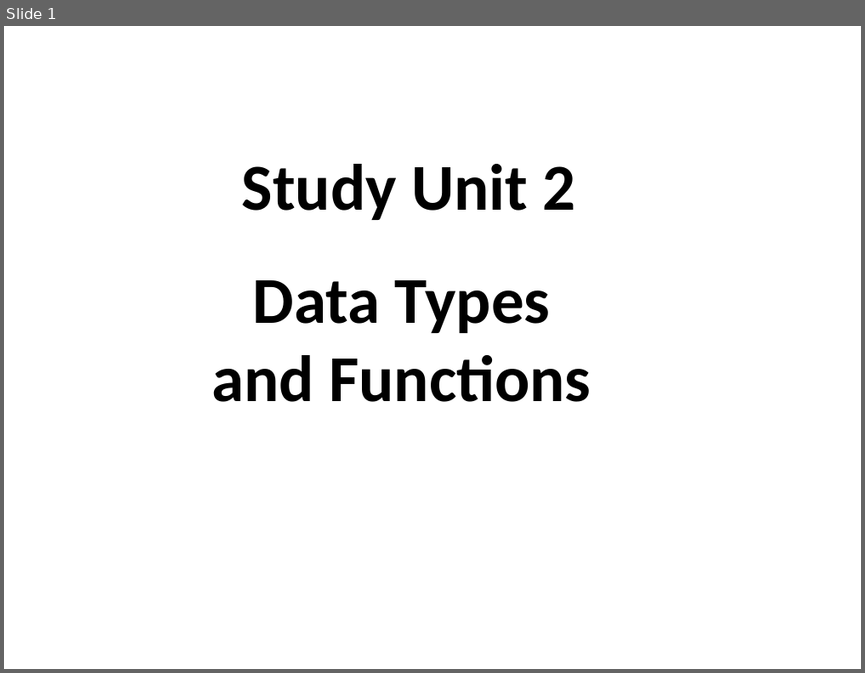
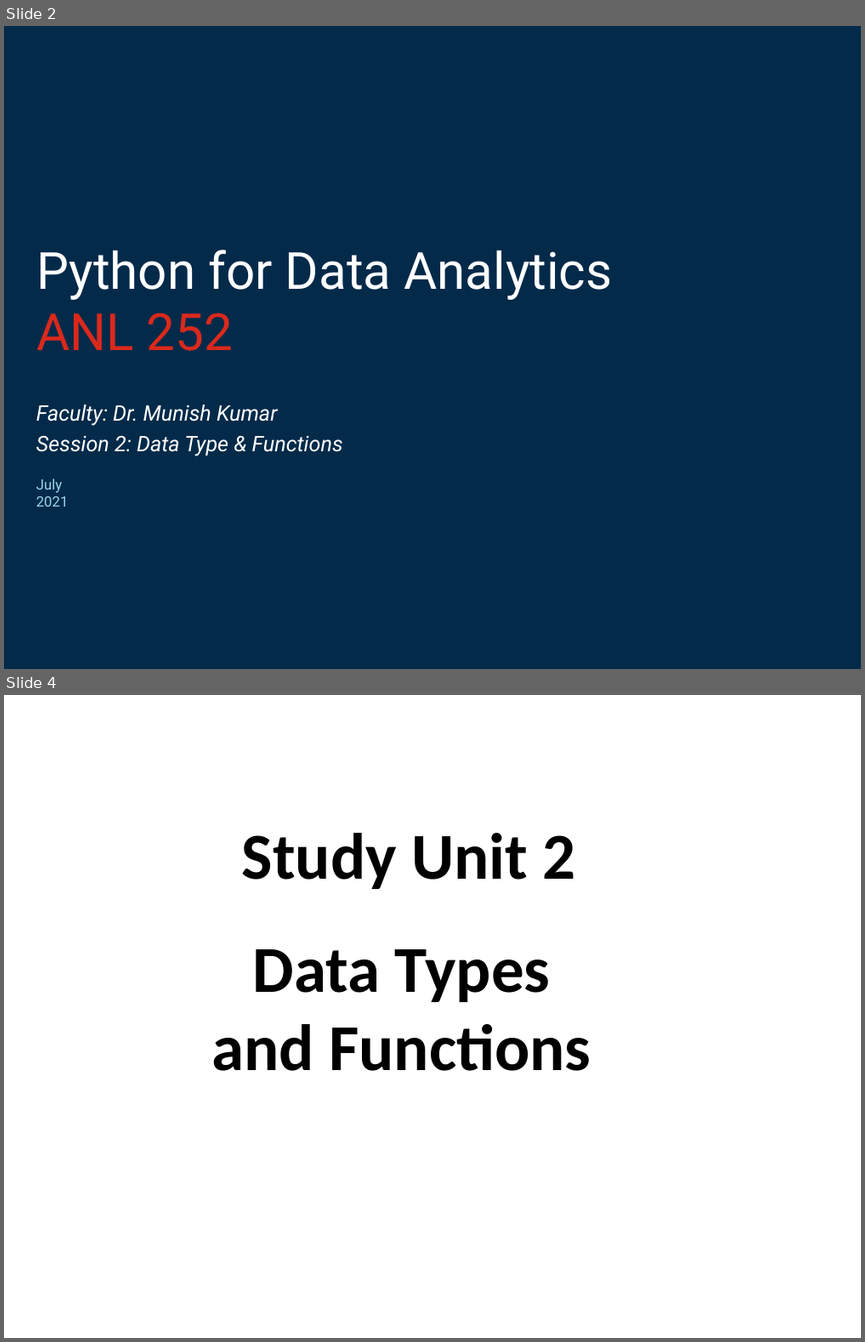
Before and after one commit to munishkumar-gh/munishkumar-gh.github.io, a slide deck: SuSS/ANL252/3_Lecturer/ANL252_SU2_Jul2021 (alfred edits).pptx. Shown one above the other, each under a label of ours: slide 1 before the commit, slides 2 and 4 after it; the slides between them are not shown. The pictures are 865x673 and 865x1342 pixels, drawn with LibreOffice and Linux fonts; fonts in the diff are those of the drawing; background and template pictures are left out. Boxes give left, top, right and bottom in pixels: in the first picture for what was removed or moved away, otherwise in the second. Text is boxed around its words. In the diff, an @@ line names an element or a change of style, - is before the commit and + after.

```diff
--- a/SuSS/ANL252/3_Lecturer/ANL252_SU2_Jul2021 (alfred edits).pptx
+++ b/SuSS/ANL252/3_Lecturer/ANL252_SU2_Jul2021 (alfred edits).pptx
@@ slide 2 added at (4,26,861,669), background #FFFFFF @@
@@ rectangle added at (4,26,861,669), fill #042A4A, outline #003A5A 0.75 pt @@
@@ title added at (36,250,612,351), 43 pt, text #FFFFFF @@
+Python for Data Analytics
+ANL 252
@@ subtitle added at (36,404,343,456), 18 pt, text #FFFFFF, italic @@
+Faculty: Dr. Munish Kumar
+Session 2: Data Type & Functions
@@ text added at (36,478,69,506), 12 pt, text #99D6EA @@
+July 2021
@@ what was slide 1 is now slide 4 @@
```
Also in this commit, not shown: 1 slide changed, 2 other slides added, 10 other files.
